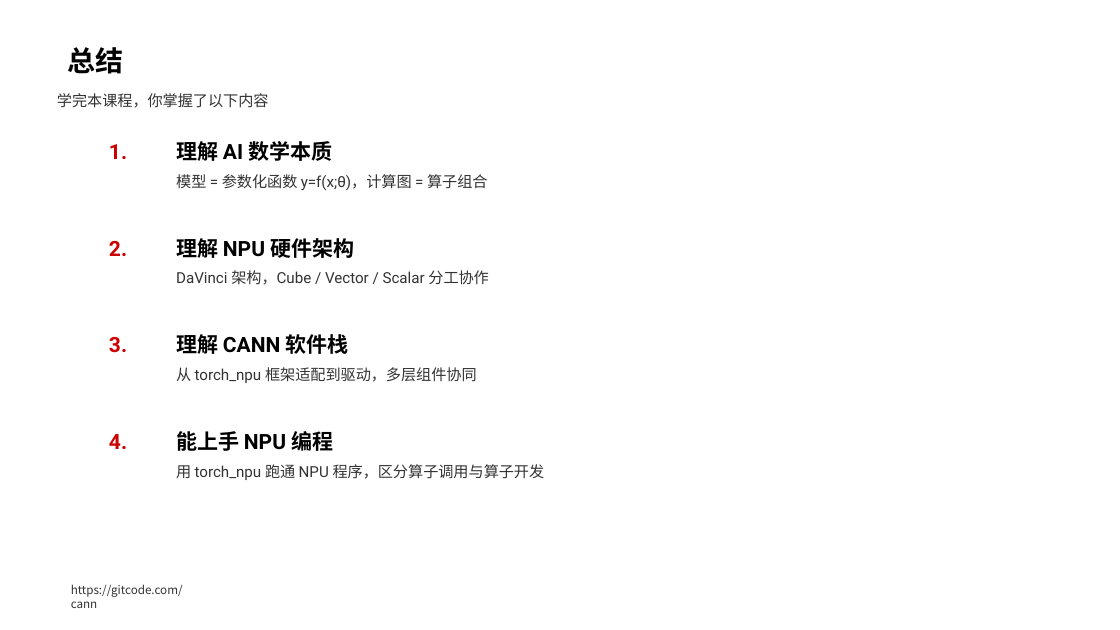
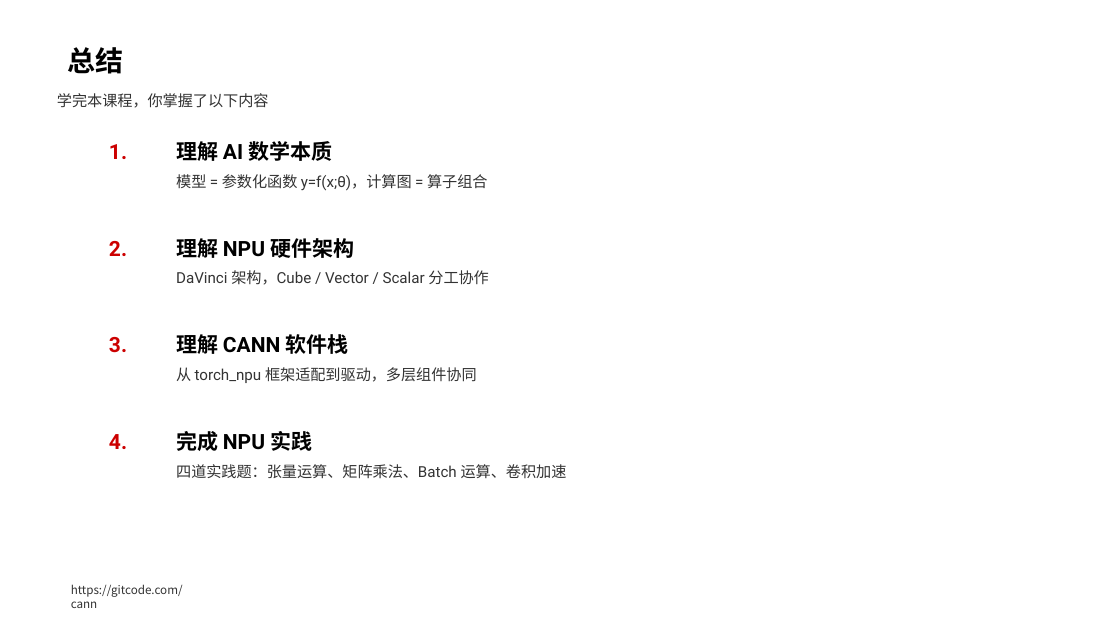
Before and after one commit to hicann/cann-learning-hub, a slide deck: slide 48 of quick_start/cann_basics/slides/artificial_intelligence_basics.pptx (slide 56 before the commit). Drawn at 1120x630 pixels with LibreOffice and Linux fonts; fonts in the diff are those of the drawing; background and template pictures are left out. Boxes give left, top, right and bottom in pixels: in the first picture for what was removed or moved away, otherwise in the second. Text is boxed around its words. In the diff, an @@ line names an element or a change of style, - is before the commit and + after.

```diff
--- a/quick_start/cann_basics/slides/artificial_intelligence_basics.pptx
+++ b/quick_start/cann_basics/slides/artificial_intelligence_basics.pptx
@@ text at box(176, 431, 312, 451): text changed @@
-能上手 NPU 编程
+完成 NPU 实践
@@ text at box(176, 464, 567, 478): text changed @@
-用 torch_npu 跑通 NPU 程序，区分算子调用与算子开发
+四道实践题：张量运算、矩阵乘法、Batch 运算、卷积加速
```
Also in this commit, not shown: 7 other slides changed, 1 slide added, 10 slides removed.
